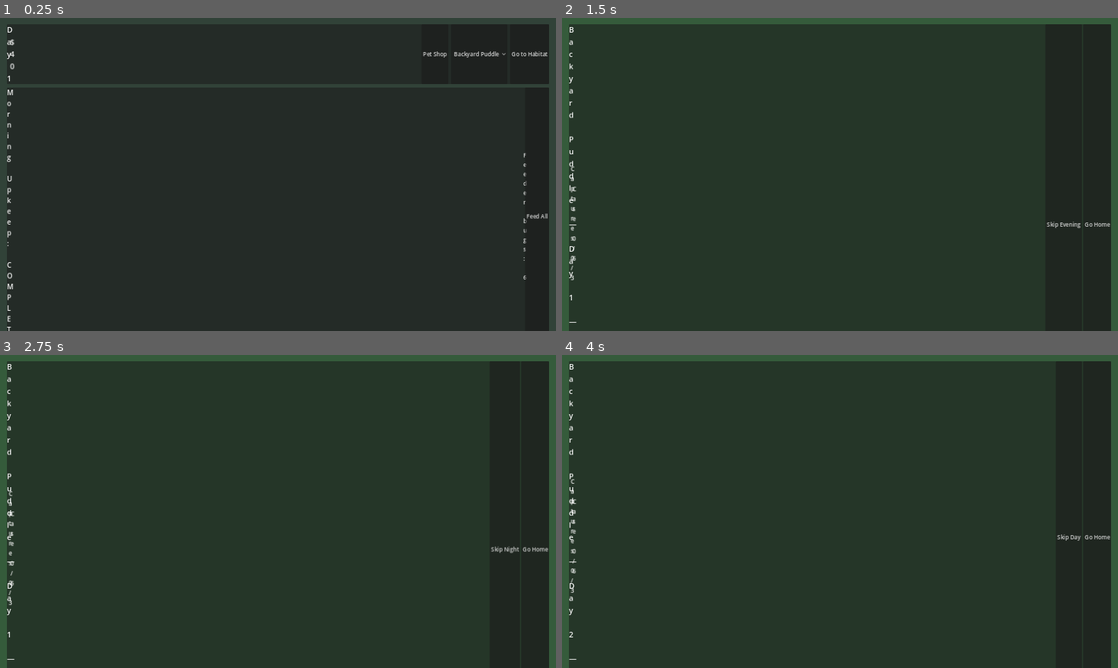
Above: before the commit, frames 1-4 (two rows, left to right).
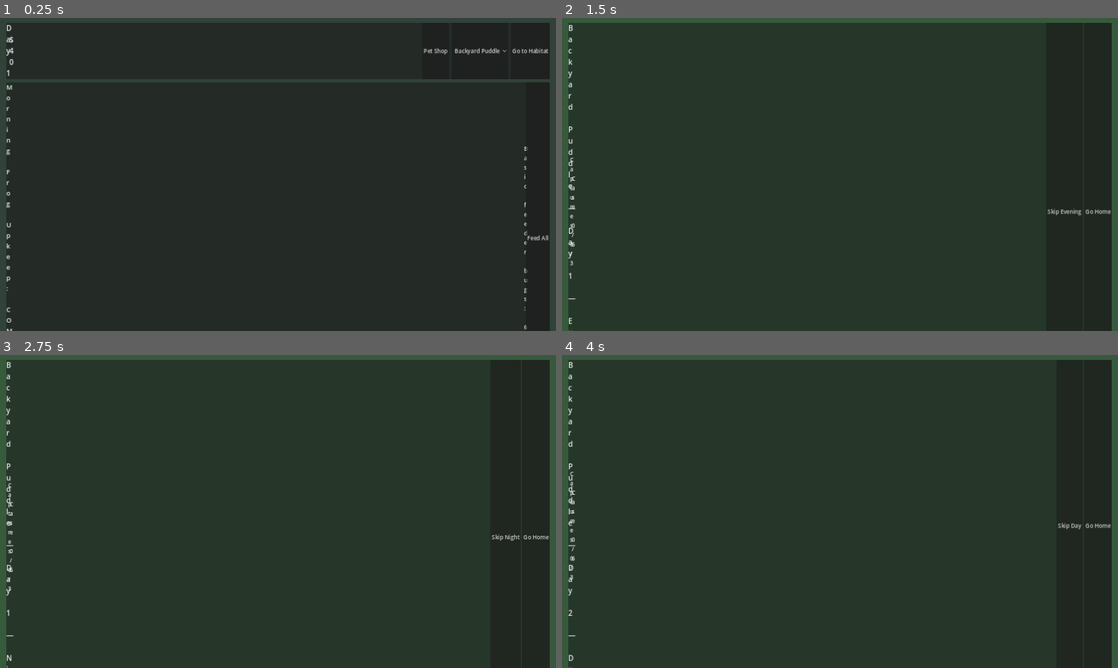
Above: after the commit, the same moments.

Repository: Grimforsaken/Champion-frog-breeder
Game: Godot game, scene res://src/Main.tscn
The game is run twice, just before and just after one commit, with the same random seed, the same clock (stepped at 60 frames per second) and the same inputs.
Inputs:
- Up to frame 1 (0.25 s): no input
- Up to frame 2 (1.5 s): click "Go to Habitat" at 0.5 s; click "Skip Day" at 1.25 s
- Up to frame 3 (2.75 s): click "Skip Evening" at 2 s
- Up to frame 4 (4 s): click "Skip Night" at 2.75 s; click "Go to Habitat" at 3.5 s

The runs differ from the first frame. In frame 1, 1.5% of the frame differs, in the area x 1-99%, y 1-100%; in frame 2, 1.3%; in frame 3, 1.3%; in frame 4, 1.3%.
Error after the commit: Parse Error: Identifier "icon_max_width" not declared in the current scope. (res://src/tank_item_widget.gd:18)

Commit message:
Switch main scene to visual prototype pass

Diff:
--- a/src/Main.tscn
+++ b/src/Main.tscn
@@ -1,6 +1,6 @@
 [gd_scene load_steps=2 format=3]
 
-[ext_resource type="Script" path="res://src/main.gd" id="1_main"]
+[ext_resource type="Script" path="res://src/main_v2.gd" id="1_main"]
 
 [node name="Main" type="Control"]
 layout_mode = 3
